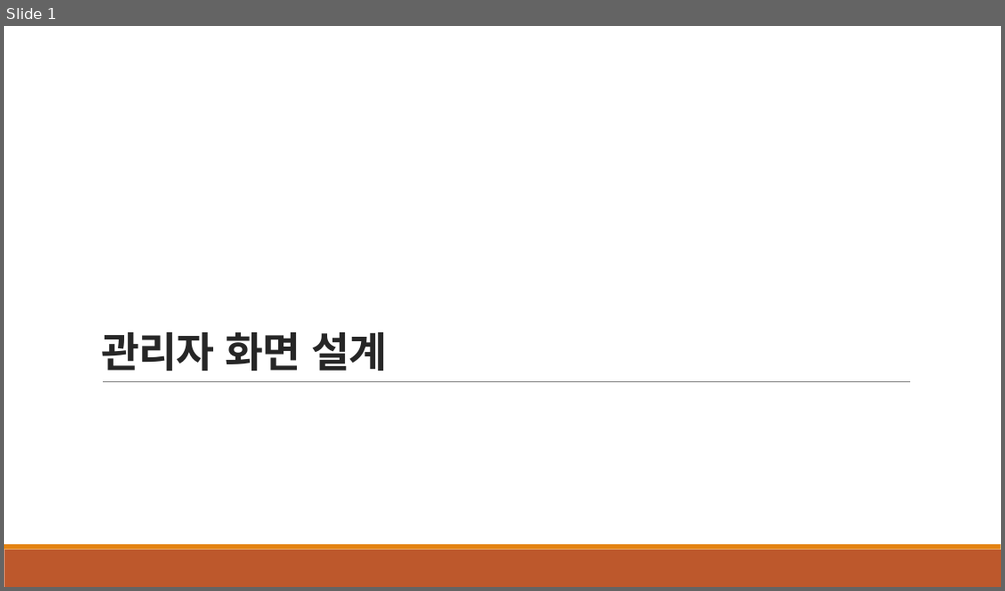
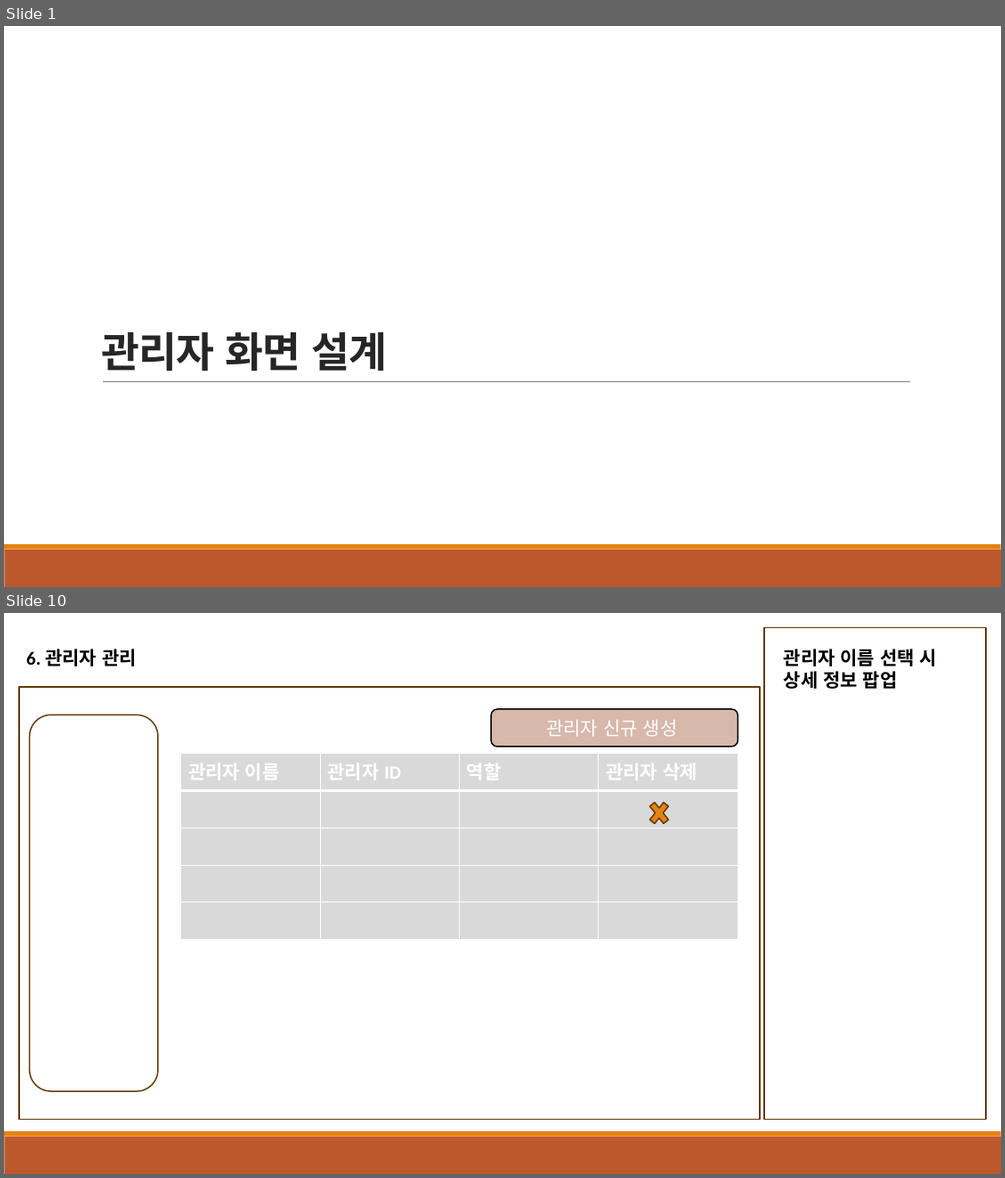
Before and after one commit to msj-0709/hush-project, a slide deck: 화면 설계.pptx. Shown one above the other, each under a label of ours: slide 1 before the commit, slides 1 and 10 after it; the slides between them are not shown. The pictures are 1005x591 and 1005x1178 pixels, drawn with LibreOffice and Linux fonts; fonts in the diff are those of the drawing. Boxes give left, top, right and bottom in pixels: in the first picture for what was removed or moved away, otherwise in the second. Text is boxed around its words. In the diff, an @@ line names an element or a change of style, - is before the commit and + after.

Commit message:
관리자 화면 프로젝트 생성

```diff
--- a/화면 설계.pptx
+++ b/화면 설계.pptx
@@ slide 10 added at <box>4,613,1001,1174</box>, background #FFFFFF; not listed: 2 template elements that a slide beside it also shows @@
@@ rectangle added at <box>764,628,986,1119</box>, outline #643908 1.25 pt @@
@@ text added at <box>26,649,137,666</box>, 18 pt, text #000000, bold @@
+6. 관리자 관리
@@ text added at <box>784,649,937,689</box>, 18 pt, text #000000, bold @@
+관리자 이름 선택 시
+상세 정보 팝업
@@ rectangle added at <box>19,687,760,1119</box>, outline #643908 1.25 pt @@
@@ rounded rectangle added at <box>30,714,158,1091</box>, outline #643908 1.25 pt @@
@@ rounded rectangle added at <box>491,709,737,747</box>, fill #D7B8AB, outline #000000 1.25 pt, 18 pt, text #FFFFFF @@
+관리자 신규 생성
@@ table added at <box>181,754,737,940</box>, 5 rows, 4 columns @@
+관리자 이름 | 관리자 ID | 역할 | 관리자 삭제
+ |  |  | 
+ |  |  | 
+ |  |  | 
+ |  |  | 
@@ cross added at <box>646,796,672,829</box>, fill #E48312, outline #643908 1.25 pt @@
```
Also in this commit, not shown: 3 slides changed, 6 other slides added, 1 slide removed, 18 other files.
